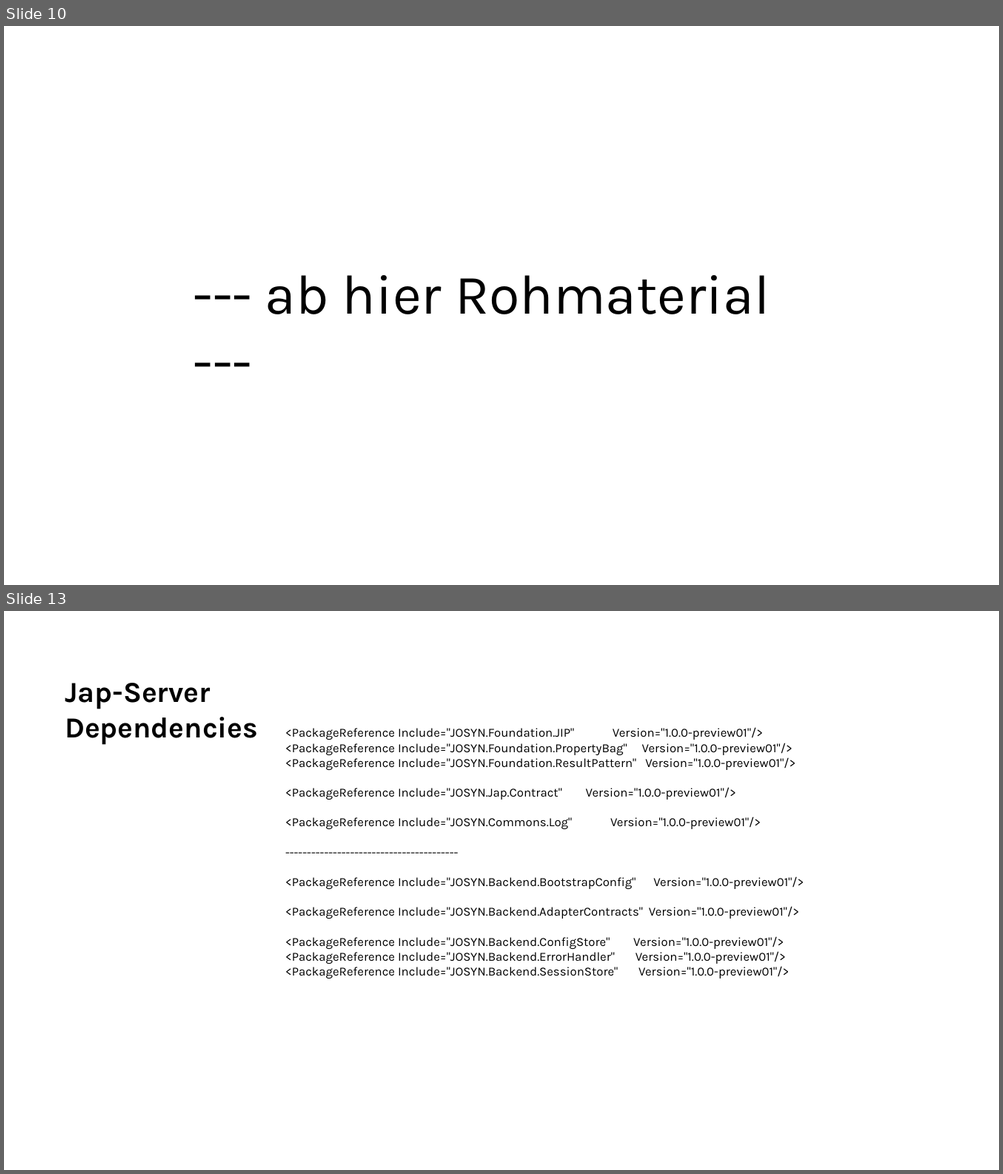
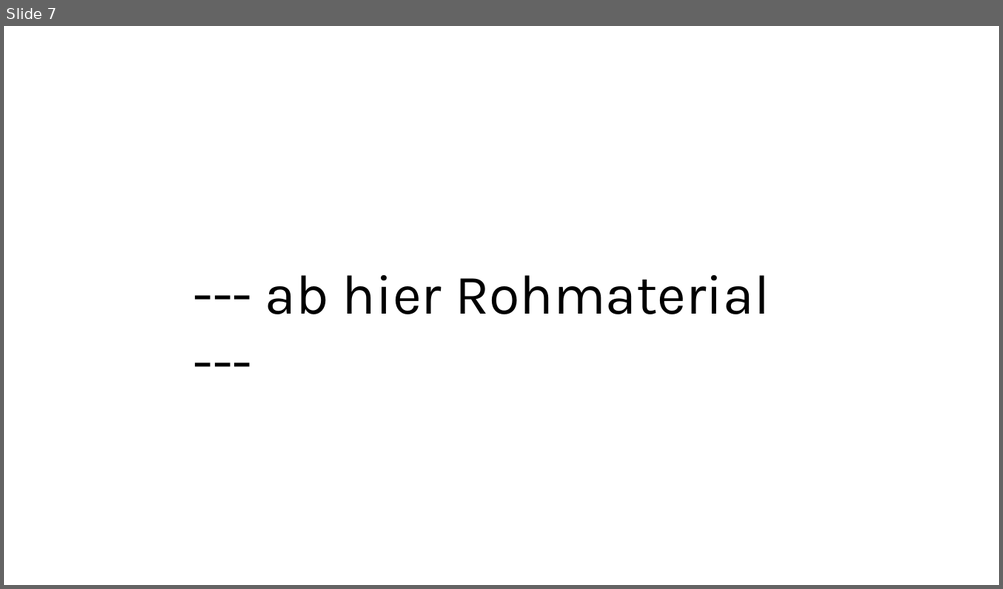
Before and after one commit to ckluth/josyn-platform, a slide deck: josyn-intro.pptx. Shown one above the other, each under a label of ours: slides 10 and 13 before the commit, slide 7 after it; the slides between them are not shown. The pictures are 1003x1174 and 1003x589 pixels, drawn with LibreOffice and Linux fonts; fonts in the diff are those of the drawing. Boxes give left, top, right and bottom in pixels: in the first picture for what was removed or moved away, otherwise in the second. Text is boxed around its words. In the diff, an @@ line names an element or a change of style, - is before the commit and + after.

```diff
--- a/josyn-intro.pptx
+++ b/josyn-intro.pptx
@@ slide 13 removed at (x1=4, y1=611, x2=999, y2=1170), background #FFFFFF @@
@@ text removed at (x1=65, y1=683, x2=258, y2=745) @@
-Jap-Server Dependencies
@@ text removed at (x1=285, y1=727, x2=803, y2=979) @@
-<PackageReference Include="JOSYN.Foundation.JIP" Version="1.0.0-preview01"/>
-<PackageReference Include="JOSYN.Foundation.PropertyBag" Version="1.0.0-preview01"/>
-<PackageReference Include="JOSYN.Foundation.ResultPattern" Version="1.0.0-preview01"/>
-<PackageReference Include="JOSYN.Jap.Contract" Version="1.0.0-preview01"/>
-<PackageReference Include="JOSYN.Commons.Log" Version="1.0.0-preview01"/>
-----------------------------------------
-<PackageReference Include="JOSYN.Backend.BootstrapConfig" Version="1.0.0-preview01"/>
-<PackageReference Include="JOSYN.Backend.AdapterContracts" Version="1.0.0-preview01"/>
-<PackageReference Include="JOSYN.Backend.ConfigStore" Version="1.0.0-preview01"/>
-<PackageReference Include="JOSYN.Backend.ErrorHandler" Version="1.0.0-preview01"/>
-<PackageReference Include="JOSYN.Backend.SessionStore" Version="1.0.0-preview01"/>
@@ what was slide 10 is now slide 7 @@
```
Also in this commit, not shown: 5 slides changed, 1 slide added, 5 other slides removed.
